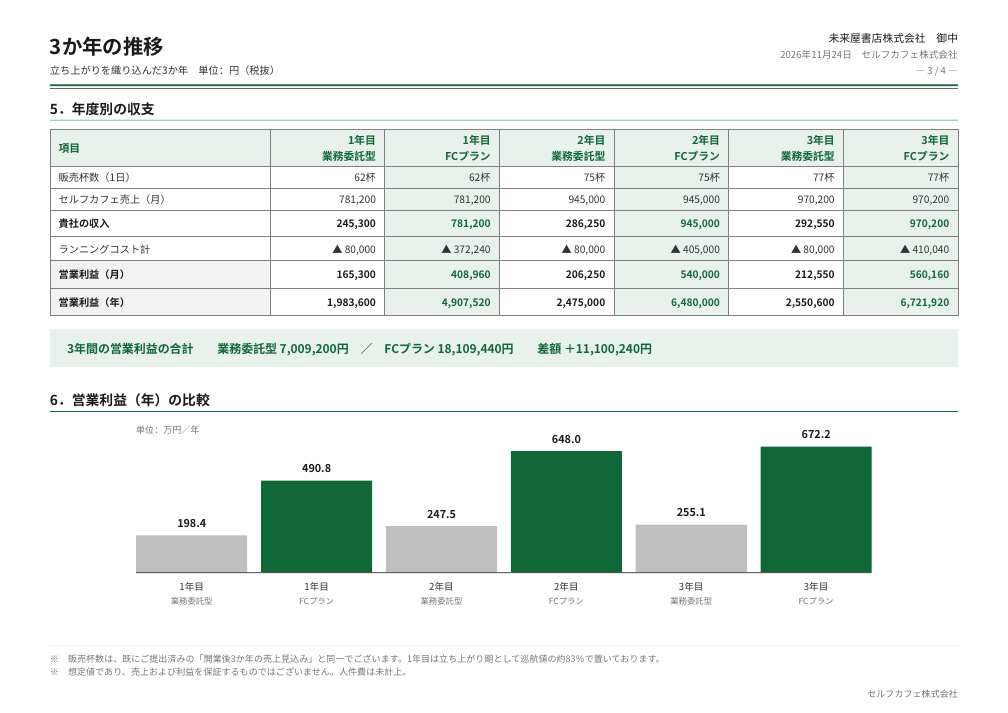
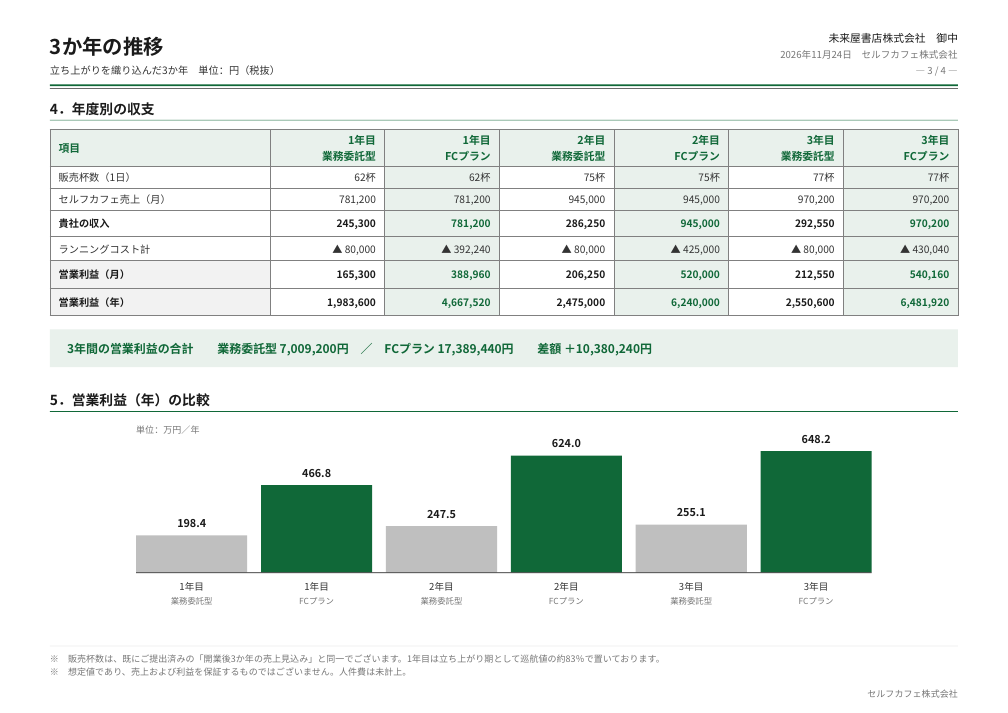
Before and after one commit to a5408071-cmd/suzuki-ceo, a slide deck: slide 3 of selfcafe-akita-compare/akita-fc.pptx. Drawn at 1008x713 pixels with LibreOffice and Linux fonts; fonts in the diff are those of the drawing. Boxes give left, top, right and bottom in pixels: in the first picture for what was removed or moved away, otherwise in the second. Text is boxed around its words. In the diff, an @@ line names an element or a change of style, - is before the commit and + after.

```diff
--- a/selfcafe-akita-compare/akita-fc.pptx
+++ b/selfcafe-akita-compare/akita-fc.pptx
@@ text at box(50, 102, 155, 116): text changed @@
-5．年度別の収支
+4．年度別の収支
@@ table at box(50, 129, 958, 312) @@
-row 5: ランニングコスト計 | ▲ 80,000 | ▲ 372,240 | ▲ 80,000 | ▲ 405,000 | ▲ 80,000 | ▲ 410,040
+row 5: ランニングコスト計 | ▲ 80,000 | ▲ 392,240 | ▲ 80,000 | ▲ 425,000 | ▲ 80,000 | ▲ 430,040
-row 6: 営業利益（月） | 165,300 | 408,960 | 206,250 | 540,000 | 212,550 | 560,160
+row 6: 営業利益（月） | 165,300 | 388,960 | 206,250 | 520,000 | 212,550 | 540,160
-row 7: 営業利益（年） | 1,983,600 | 4,907,520 | 2,475,000 | 6,480,000 | 2,550,600 | 6,721,920
+row 7: 営業利益（年） | 1,983,600 | 4,667,520 | 2,475,000 | 6,240,000 | 2,550,600 | 6,481,920
@@ text at box(67, 340, 652, 356): text changed @@
-3年間の営業利益の合計 業務委託型 7,009,200円 ／ FCプラン 18,109,440円 差額 ＋11,100,240円
+3年間の営業利益の合計 業務委託型 7,009,200円 ／ FCプラン 17,389,440円 差額 ＋10,380,240円
@@ text at box(50, 393, 210, 407): text changed @@
-6．営業利益（年）の比較
+5．営業利益（年）の比較
@@ text at box(552, 439, 581, 447): text changed @@
-648.0
+624.0
@@ text at box(802, 435, 831, 443): text changed @@
-672.2
+648.2
@@ text at box(302, 469, 331, 477): text changed @@
-490.8
+466.8
@@ rectangle: place and size @@
-rectangle at box(510, 451, 622, 573)
+rectangle at box(510, 456, 622, 573)
@@ rectangle: place and size @@
-rectangle at box(761, 447, 872, 573)
+rectangle at box(761, 451, 872, 573)
@@ rectangle: place and size @@
-rectangle at box(261, 480, 373, 573)
+rectangle at box(261, 485, 373, 573)
```
Also in this commit, not shown: 3 other slides changed, 4 other files.
